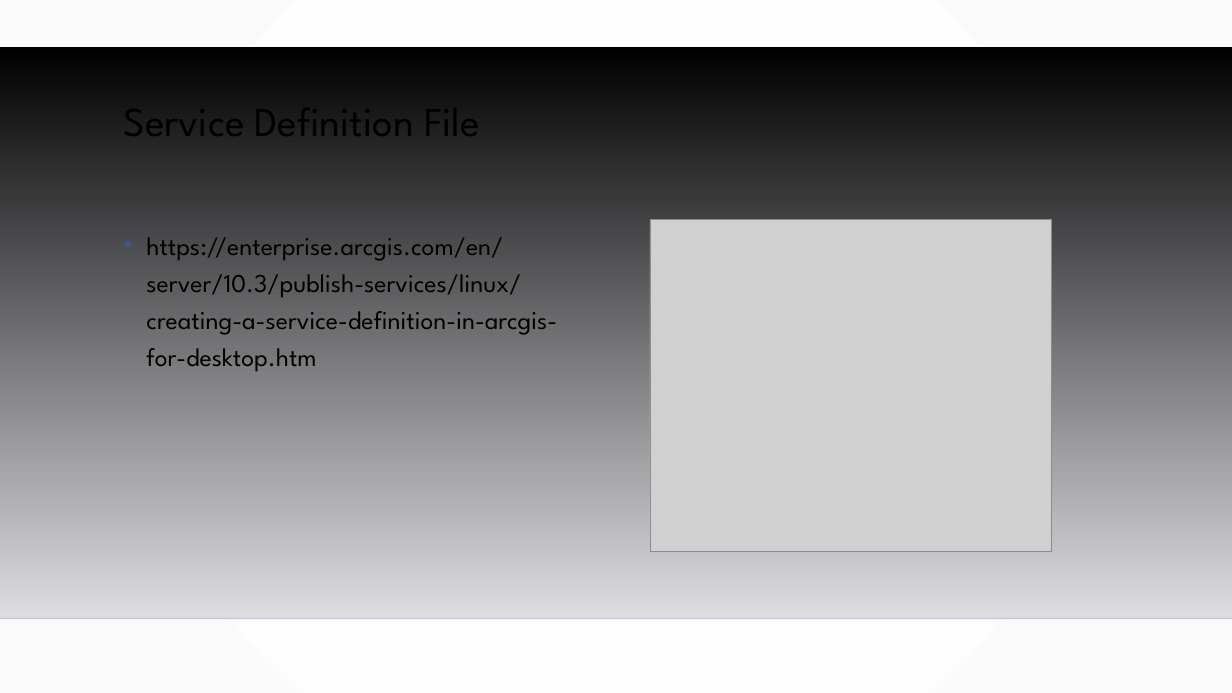
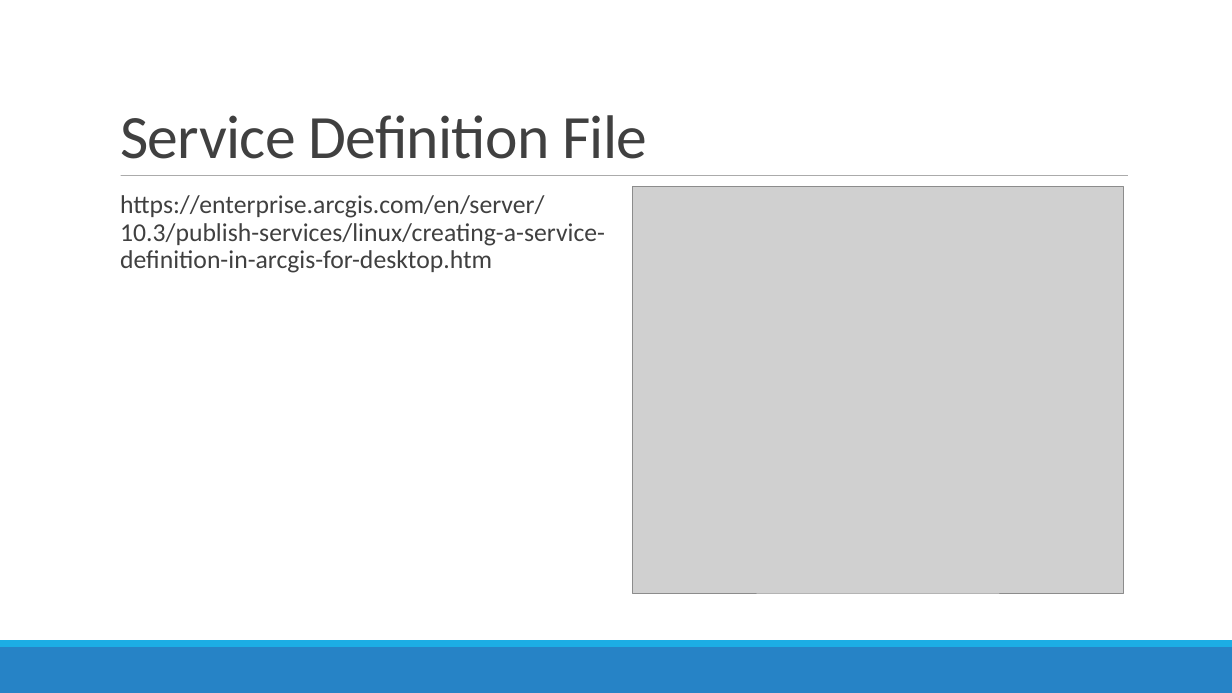
Before and after one commit to MGIS-UMN/GIS5577_week11, a slide deck: slide 28 of Creating_geospatial_services_ArcGIS.odp (slide 30 before the commit). Drawn at 1232x693 pixels with LibreOffice and Linux fonts; fonts in the diff are those of the drawing; grey boxes stand for pictures; background and template pictures are left out. Boxes give left, top, right and bottom in pixels: in the first picture for what was removed or moved away, otherwise in the second. Text is boxed around its words. In the diff, an @@ line names an element or a change of style, - is before the commit and + after.

```diff
--- a/Creating_geospatial_services_ArcGIS.odp
+++ b/Creating_geospatial_services_ArcGIS.odp
@@ background gradient #FFFFFF to #FAFAFA to #FFFFFF @@
@@ title "Service Definition File": place and size @@
-title "Service Definition File" at box(124, 90, 480, 151)
+title "Service Definition File" at box(120, 115, 647, 159)
@@ title "Service Definition File" at box(120, 115, 647, 159): size 32 to 48 pt, font League Spartan to Calibri, text colour #000000 to #404040, letter spacing 0 to -0.5 pt; line spacing 0.9 to 0.85; vertical alignment top to bottom @@
@@ freeform shape removed at box(0, 47, 1232, 618) @@
@@ line added from (121, 176) to (1128, 176), #7F7F7F 0.51 pt @@
@@ text "https://enterprise.arcgis.com/en/server/10.3/publish-service ...": place and size @@
-text "https://enterprise.arcgis.com/en/server/10.3/publish-service ..." at box(146, 237, 557, 371)
+text "https://enterprise.arcgis.com/en/server/10.3/publish-service ..." at box(120, 195, 605, 273)
@@ text "https://enterprise.arcgis.com/en/server/10.3/publish-service ..." at box(120, 195, 605, 273): font League Spartan to Calibri, text colour #000000 to #404040; bullet • to  ; line spacing 1.2 to 0.9; more space between paragraphs; bullet colour #415588 to #1CADE4 @@
@@ picture: place and size @@
-picture at box(651, 219, 1052, 552)
+picture at box(632, 187, 1123, 593)
@@ line removed from (0, 618) to (1232, 618) @@
@@ freeform shape added at box(0, 647, 1232, 693), fill #2683C6 @@
@@ freeform shape added at box(0, 640, 1232, 647), fill #1CADE4 @@
```
Also in this commit, not shown: 36 other slides changed, 1 slide added, 4 slides removed, 2 other files.
